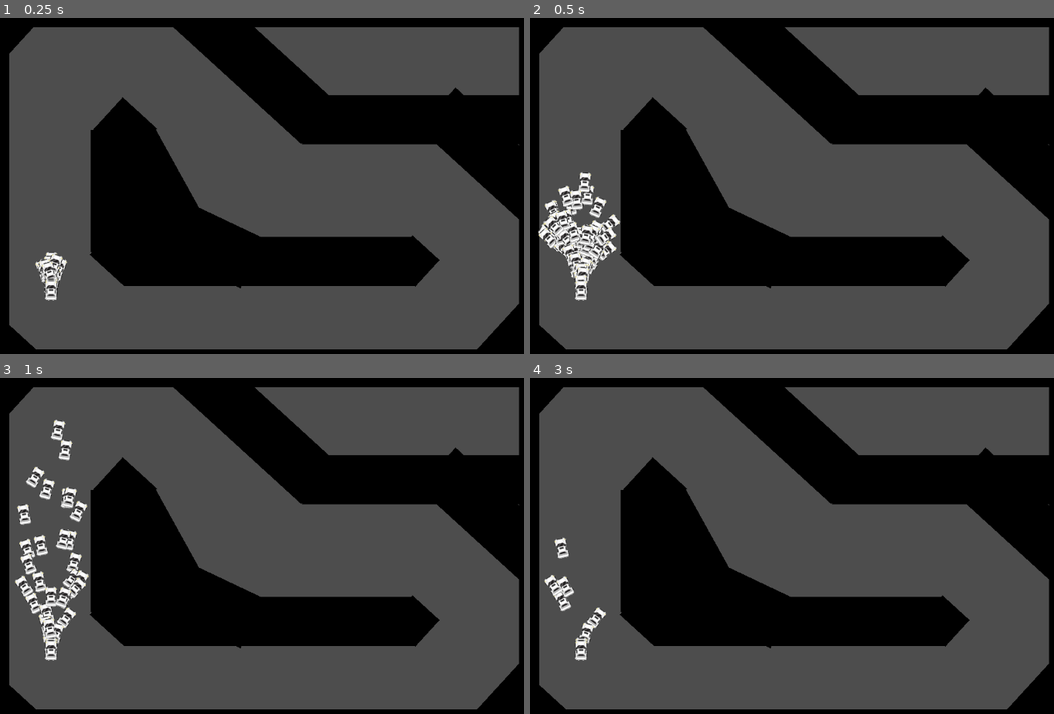
Above: before the commit, frames 1-4 (two rows, left to right).
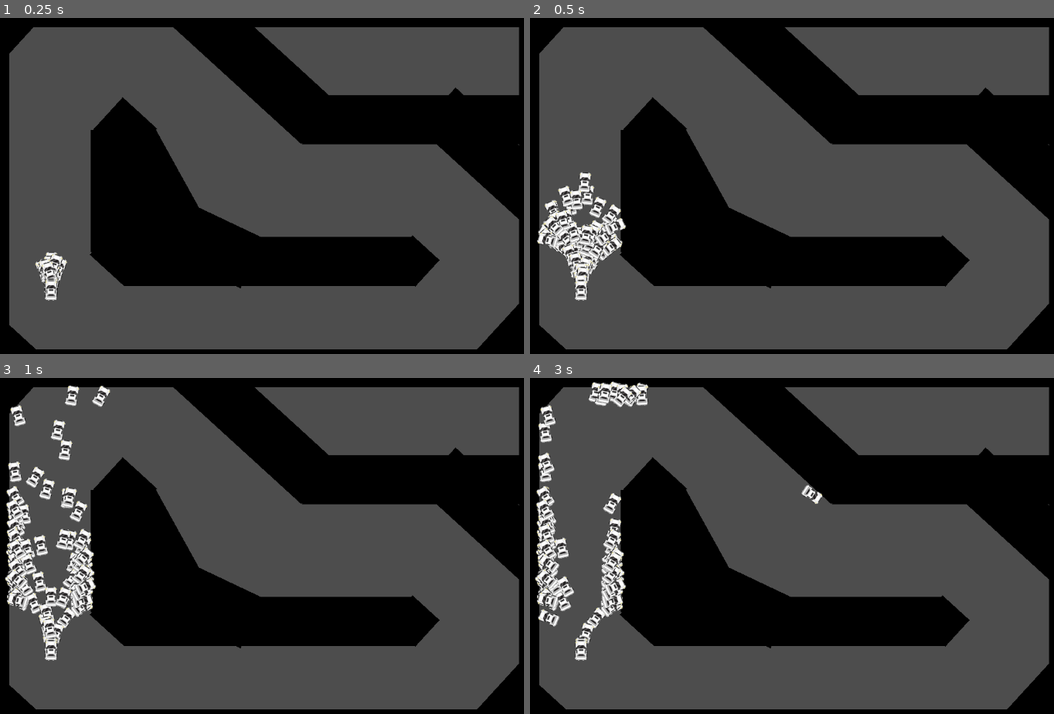
Above: after the commit, the same moments.

Repository: Eliyaan/IA_Voitures_GeneticAlgorithm
Game: Godot game, scene res://scene/main.tscn
Same seed, same stepped clock (60 frames per second), same inputs: the game is played once before the commit and once after it.
Inputs:
- Up to frame 1 (0.25 s): no input
- Up to frame 2 (0.5 s): no input
- Up to frame 3 (1 s): no input
- Up to frame 4 (3 s): no input

Frame 1 is identical in both runs. In frame 2, 0.4% of the frame differs, in the area x 1-19%, y 55-72%; in frame 3, 2.1%; in frame 4, 3.2%, in the area x 0-56%, y 0-75%.

Commit message:
on a good way

Diff:
--- a/codes/main.gd
+++ b/codes/main.gd
@@ -23,23 +23,24 @@
 func reset_sim():  #
 	var sorted_array = $Voitures.get_children()
 	sorted_array.sort_custom(custom_sort)  # trier de la meilleure à la pire
-	for i in range($Voitures.get_child_count()-1, nb_voitures/div-1, -1):
-		sorted_array[i].free()  # enlever toutes les pires
-	sorted_array.resize(nb_voitures/div)
 	var vec = Vector2(-400, 200)
 	var null_vec = Vector2(0, 0)
-	for voiture in sorted_array:
+	for nb in range(div):
+		var voiture = sorted_array[nb]
 		voiture.position = vec # reset les voitures sélectionnées
 		voiture.rotation_degrees = 0
 		voiture.alive = true
 		voiture.deplac = null_vec
 		voiture.points = 0
-		for _f in range(div-1):
-			var car = voitures.instantiate()
-			car.position.x = -400
-			car.position.y = 200
+		for f in range(nb_voitures/div-1):
+			var car = sorted_array[(nb+1)*div+f-(1*nb)]
+			car.position = vec
+			car.rotation_degrees = 0
+			car.alive = true
+			car.deplac = null_vec
+			car.points = 0
 			car.nn = voiture.nn.duplicate(true)
-			car.alive = true
+			car.show()
 			#Weights
 			for i in range(car.nn["weights_list"].size()):
 				for j in range(car.nn["weights_list"][i].size()):
@@ -49,7 +50,6 @@
 			for i in range(car.nn["layers_list"].size()):
 				for j in range(car.nn["layers_list"][i][0].size()):
 					car.nn["layers_list"][i][0][j] += randf_range(-muta, muta)
-			$Voitures.add_child(car)
 	steps = 0
 
 func custom_sort(a: Node2D, b: Node2D): #high = first
--- a/scene/wall.gd
+++ b/scene/wall.gd
@@ -4,4 +4,4 @@
 func _on_area_entered(area):
 	if "Voiture" in area.name:
 		area.get_parent().get_parent().get_parent().alive = false
-		area.get_parent().get_parent().get_parent().hide()
+		#area.get_parent().get_parent().get_parent().hide()
